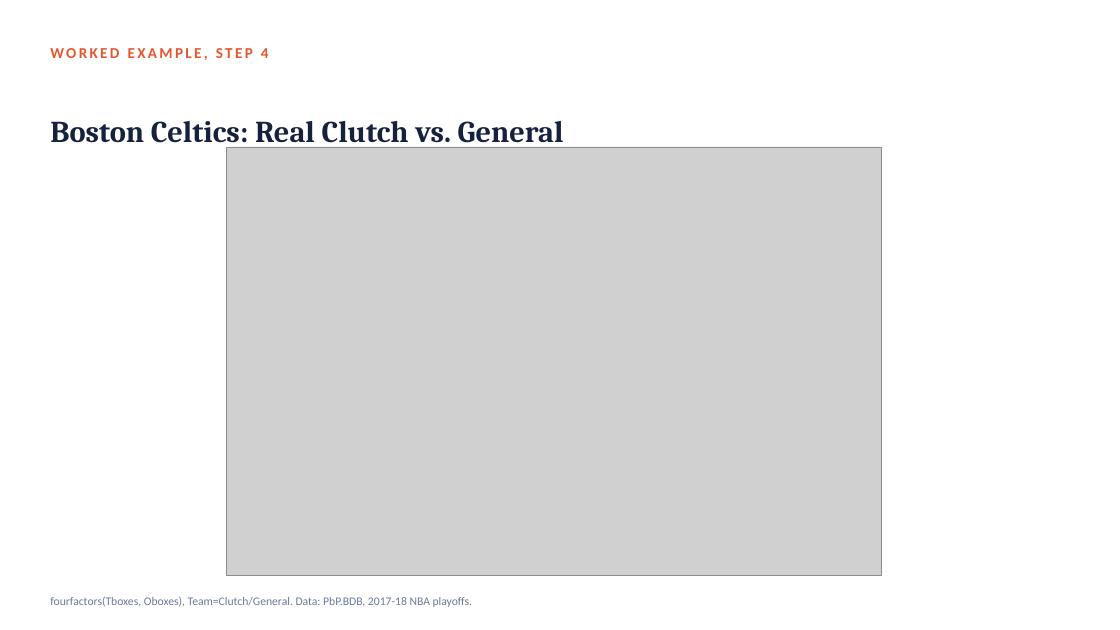
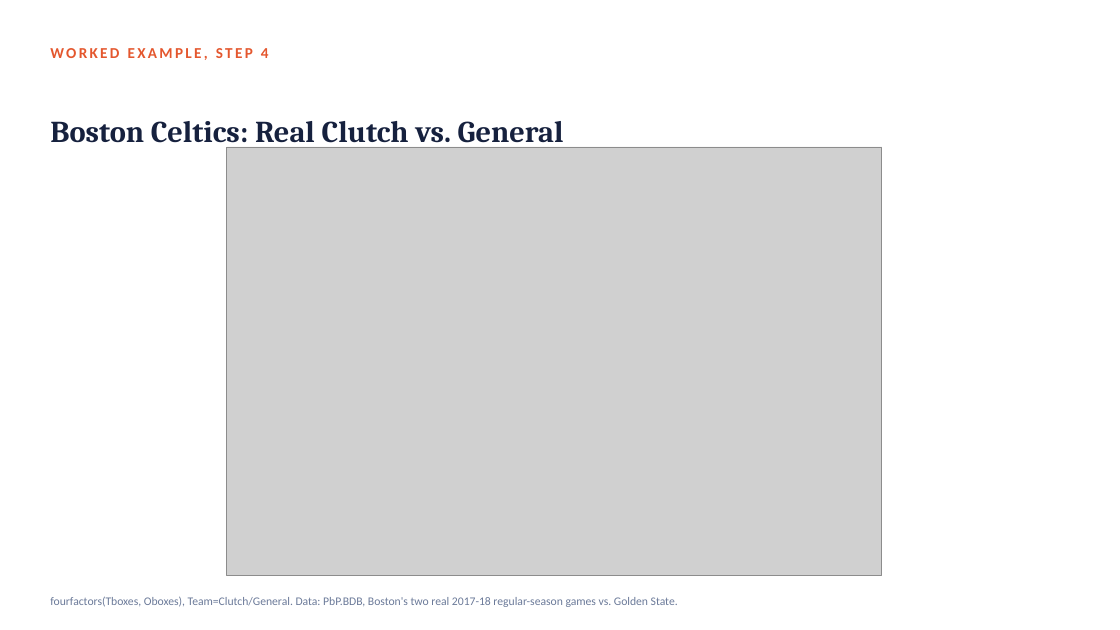
Before and after one commit to fmurital/Teaching-Curriculum, a slide deck: slide 17 of Sports-Analytics-Graduate/03_Clutch_Performance_and_Situational_Splits/Lecture_Slides/Module03_Clutch_Performance_and_Situational_Splits.pptx. Drawn at 1120x630 pixels with LibreOffice and Linux fonts; fonts in the diff are those of the drawing; grey boxes stand for pictures. Boxes give left, top, right and bottom in pixels: in the first picture for what was removed or moved away, otherwise in the second. Text is boxed around its words. In the diff, an @@ line names an element or a change of style, - is before the commit and + after.

Commit message:
Fix remaining PbP.BDB 2018-playoffs mischaracterization in Grad Module 3
The slide deck and three text files (Coding_Exercise script, Practice
Questions, References) still described PbP.BDB as 2017-18 NBA playoff
data after the rest of the module's text files were corrected. PbP.BDB
is Golden State's real, complete 2017-18 regular-season play-by-play
log (82 games); Boston's data is limited to the two real regular-season
games the two teams played against each other that season. Rewrote all
11 affected slides (text surgery on the slide XML, QA'd with
validate.py, markitdown+grep, and a visual thumbnail review) and the
three text files to match the already-corrected narrative.

```diff
--- a/Sports-Analytics-Graduate/03_Clutch_Performance_and_Situational_Splits/Lecture_Slides/Module03_Clutch_Performance_and_Situational_Splits.pptx
+++ b/Sports-Analytics-Graduate/03_Clutch_Performance_and_Situational_Splits/Lecture_Slides/Module03_Clutch_Performance_and_Situational_Splits.pptx
@@ text at (50, 596, 678, 607): text changed @@
-fourfactors(Tboxes, Oboxes), Team=Clutch/General. Data: PbP.BDB, 2017-18 NBA playoffs.
+fourfactors(Tboxes, Oboxes), Team=Clutch/General. Data: PbP.BDB, Boston's two real 2017-18 regular-season games vs. Golden State.
```
Also in this commit, not shown: 10 other slides changed, 3 other files.
